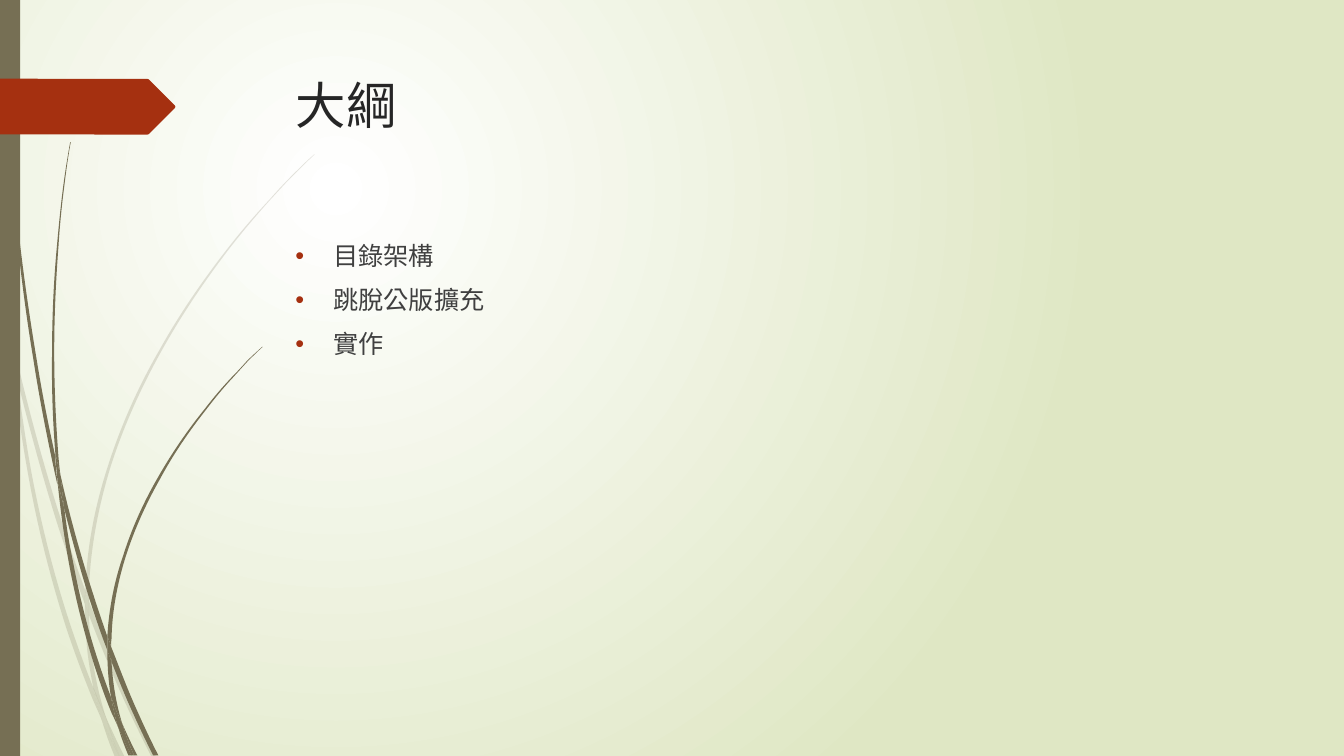
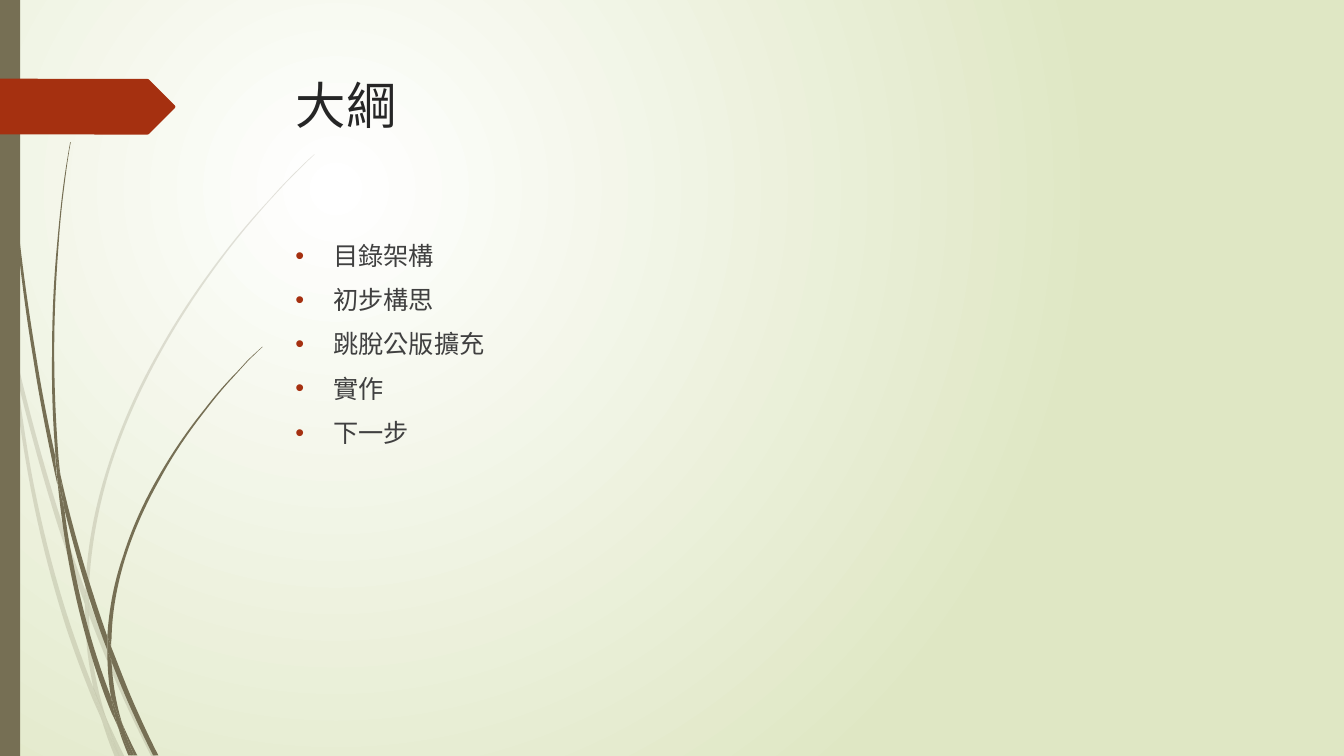
Before and after one commit to TaiwanChuChu/SampleDP, a slide deck: slide 2 of 先傑軟工策略小組.pptx. Drawn at 1344x756 pixels with LibreOffice and Linux fonts; fonts in the diff are those of the drawing. Boxes give left, top, right and bottom in pixels: in the first picture for what was removed or moved away, otherwise in the second. Text is boxed around its words. In the diff, an @@ line names an element or a change of style, - is before the commit and + after.

```diff
--- a/先傑軟工策略小組.pptx
+++ b/先傑軟工策略小組.pptx
@@ text at [333,288,434,311]: paragraph added @@
+• 初步構思
@@ text at [333,421,409,444]: paragraph added @@
+• 下一步
```
Also in this commit, not shown: 3 other slides changed, 9 slides added, 1 slide removed, 20 other files.
